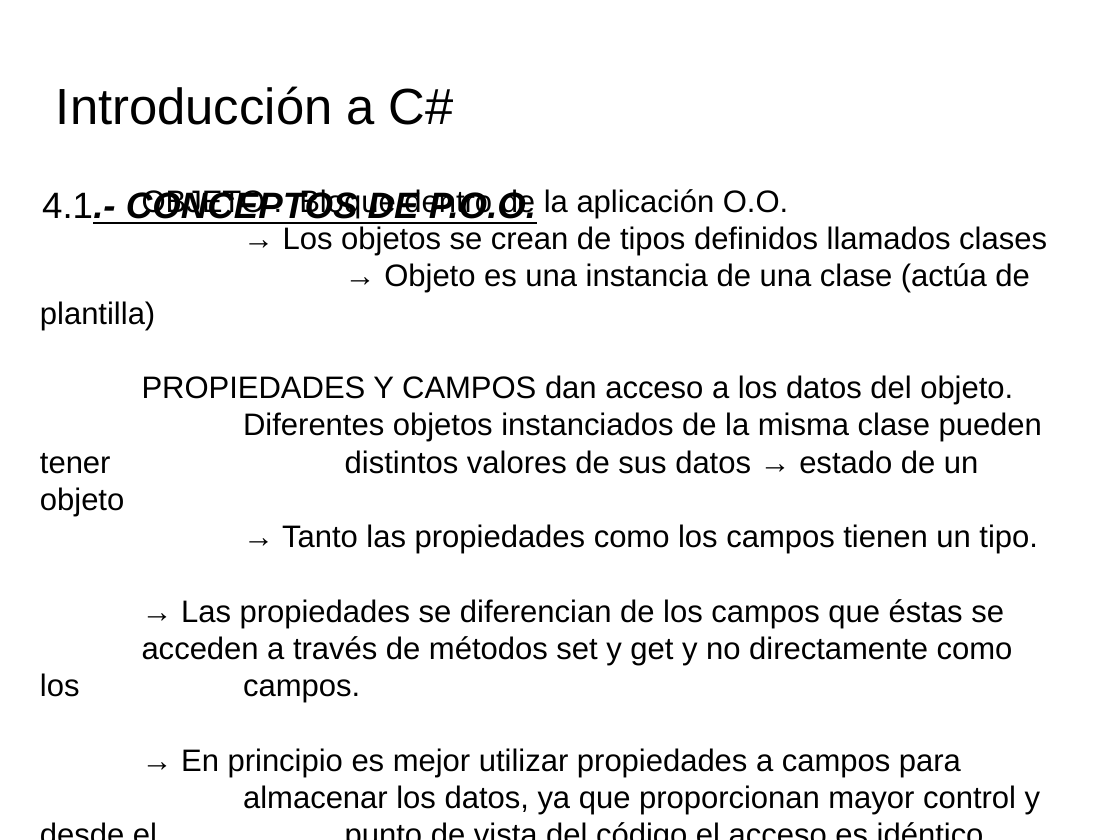
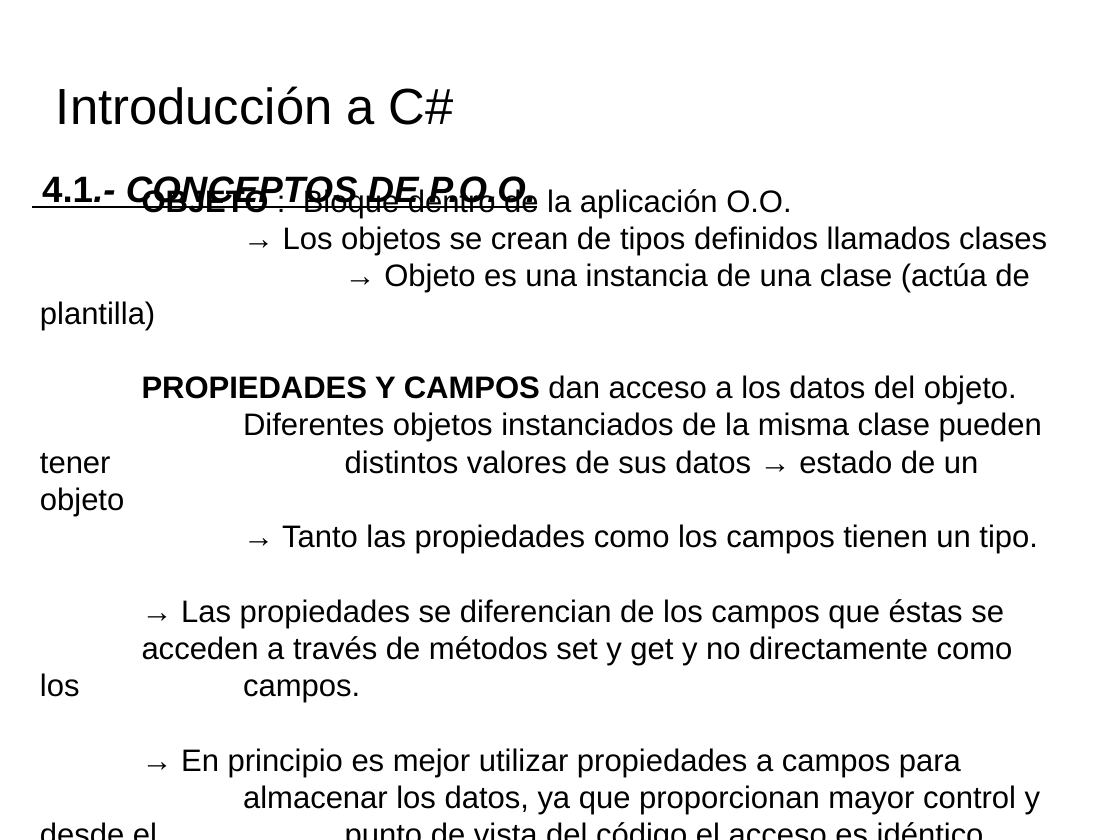
Before and after one commit to videojuegos-abastos/PMV, a slide deck: slide 1 of te/Tema4 (Chema)/t4.1.- Conceptos de POO.odp. Drawn at 1120x840 pixels with LibreOffice and Linux fonts; fonts in the diff are those of the drawing; background and template pictures are left out. Boxes give left, top, right and bottom in pixels: in the first picture for what was removed or moved away, otherwise in the second. Text is boxed around its words. In the diff, an @@ line names an element or a change of style, - is before the commit and + after.

```diff
--- a/te/Tema4 (Chema)/t4.1.- Conceptos de POO.odp
+++ b/te/Tema4 (Chema)/t4.1.- Conceptos de POO.odp
@@ subtitle "4.1.- CONCEPTOS DE P.O.O.": place and size @@
-subtitle "4.1.- CONCEPTOS DE P.O.O." at bbox=[42, 189, 536, 225]
+subtitle "4.1.- CONCEPTOS DE P.O.O." at bbox=[42, 173, 536, 209]
@@ subtitle "4.1.- CONCEPTOS DE P.O.O." at bbox=[42, 173, 536, 209]: bold on, underline on in "4.1.-" @@
@@ text at bbox=[142, 187, 1017, 405]: bold on in "OBJETO", "PROPIEDADES Y CAMPOS" @@
```
Also in this commit, not shown: 5 other slides changed, 5 slides added, 1 other file.
